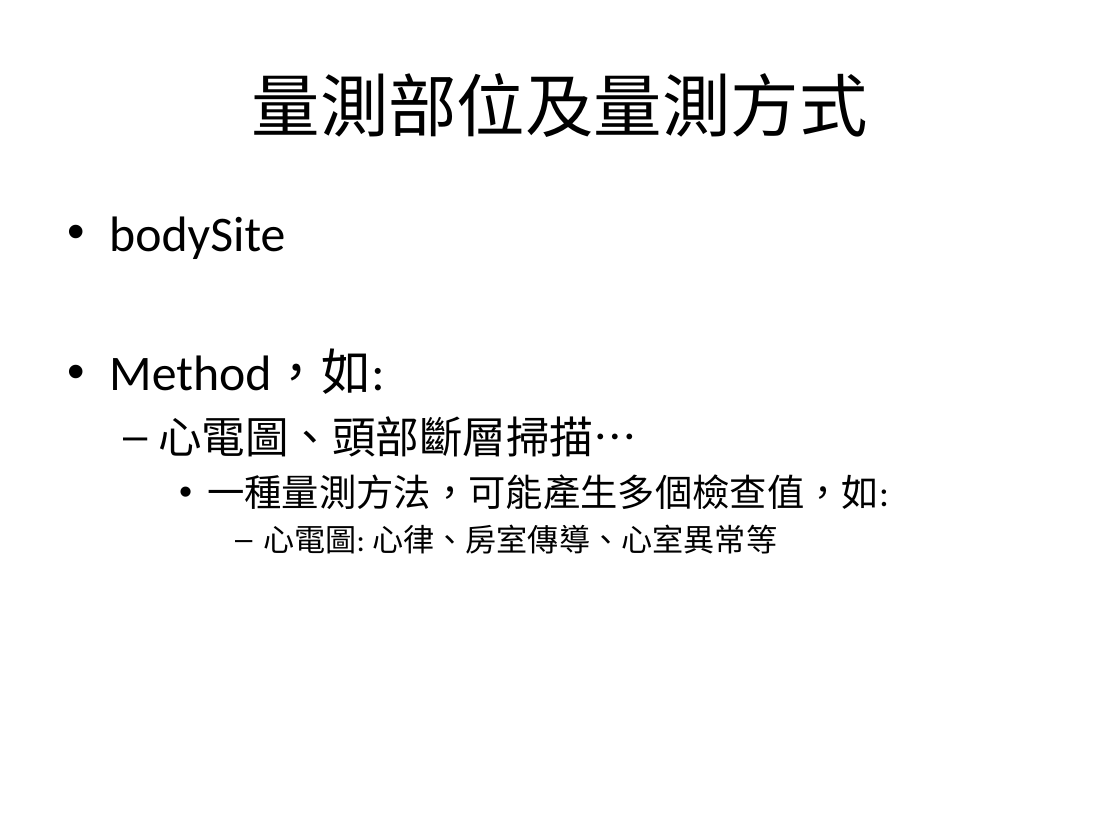
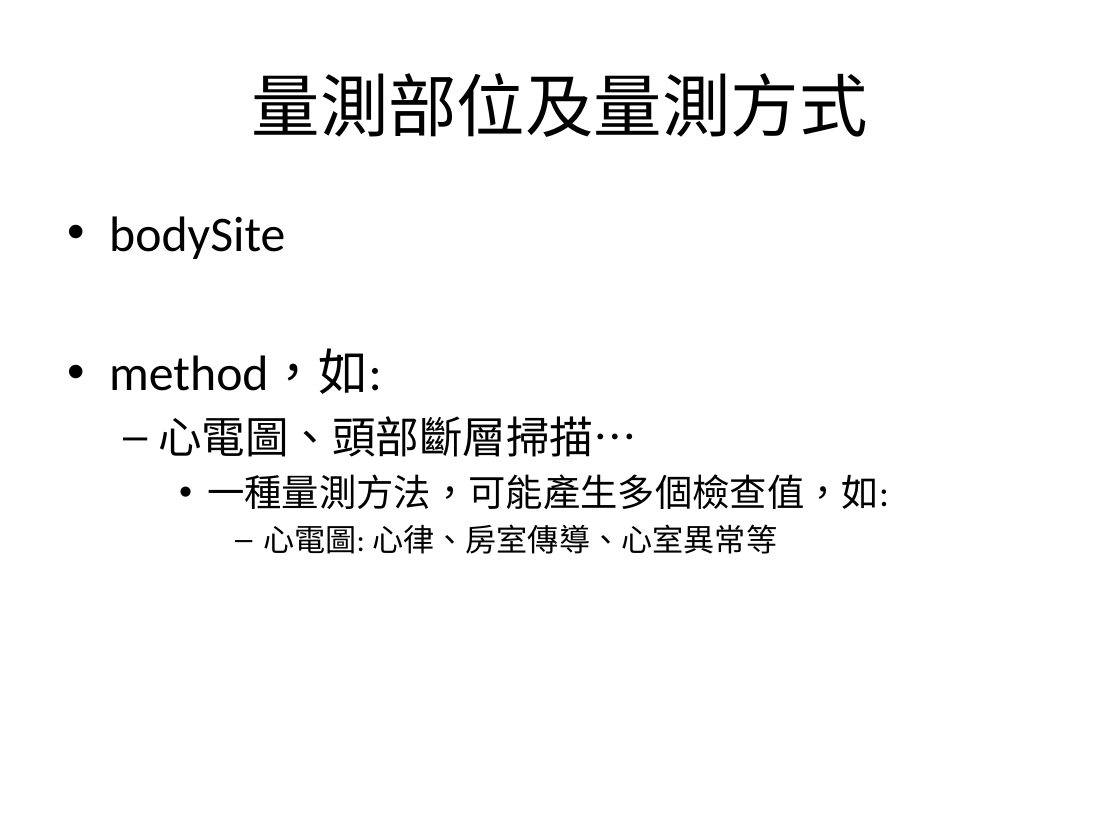
Before and after one commit to mos2718/FHIRspec, a slide deck: slide 17 of Spec/FHIR_Observation.pptx (slide 14 before the commit). Drawn at 1120x840 pixels with LibreOffice and Linux fonts; fonts in the diff are those of the drawing. Boxes give left, top, right and bottom in pixels: in the first picture for what was removed or moved away, otherwise in the second. Text is boxed around its words. In the diff, an @@ line names an element or a change of style, - is before the commit and + after.

```diff
--- a/Spec/FHIR_Observation.pptx
+++ b/Spec/FHIR_Observation.pptx
@@ text at (x1=109, y1=349, x2=382, y2=394): text changed @@
-• Method，如:
+• method，如:
```
Also in this commit, not shown: 2 other slides changed, 17 slides added, 5 slides removed.
